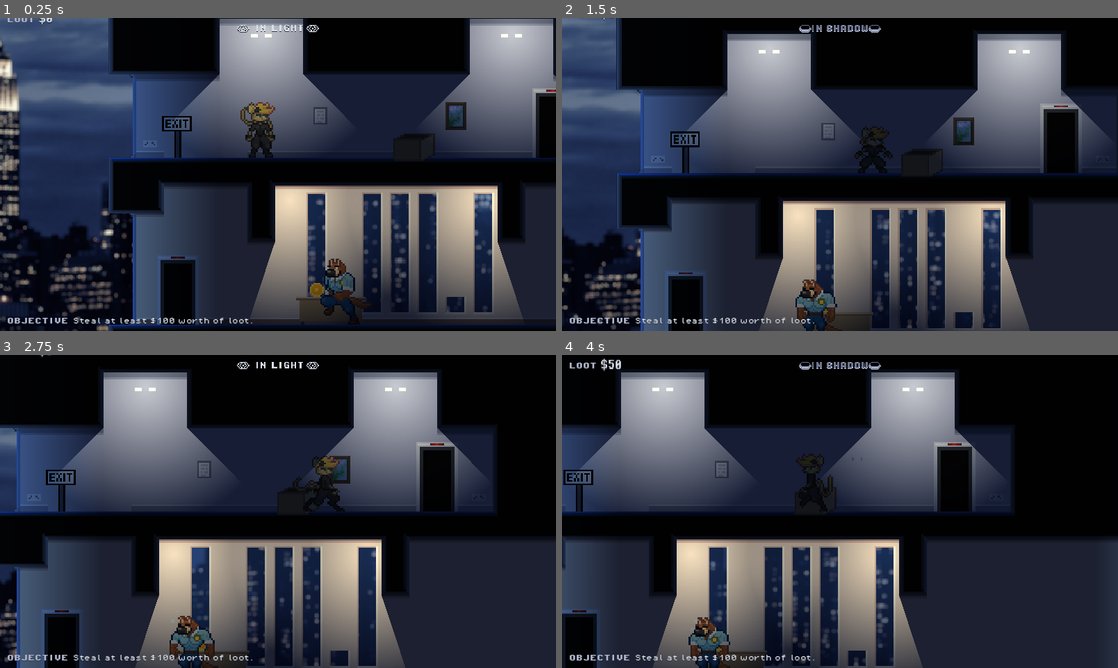
Above: before the commit, frames 1-4 (two rows, left to right).
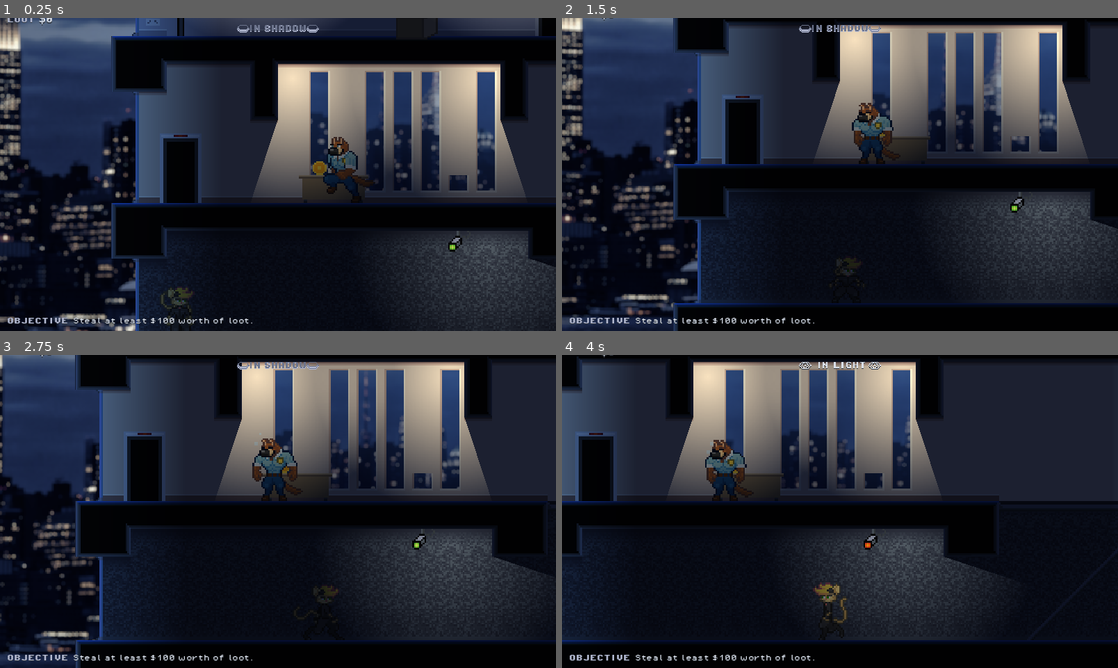
Above: after the commit, the same moments.

Repository: adamscott/catburglar
Game: Godot game, scene res://scenes/testbed.tscn
Same seed, same stepped clock (60 frames per second), same inputs: the game is played once before the commit and once after it. The project has no main scene, so this scene is started directly.
Inputs:
- Up to frame 1 (0.25 s): no input
- Up to frame 2 (1.5 s): hold Right (right) 0.53-1.28 s; tap X (interact) at 0.6, 1.35 s; hold Down (down) from 1.28 s (still down)
- Up to frame 3 (2.75 s): release Down (down) at 2.03 s; hold Right (right) from 2.03 s (still down); tap X (interact) at 2.1 s
- Up to frame 4 (4 s): tap X (interact) at 2.85, 3.6 s; release Right (right) at 3.53 s; hold Left (left) from 3.53 s (still down)

The runs differ from the first frame. In frame 1, 70% of the frame differs, in the area x 0-100%, y 0-100%; in frame 2, 69%; in frame 3, 71%; in frame 4, 70%.

Commit message:
Add security cameras

Diff:
--- a/game/objects/guard.gd
+++ b/game/objects/guard.gd
@@ -53,12 +53,12 @@
 		current_state = State.SPOTTED_PLAYER
 		thinking_time = THINKING_TIME
 		sprite_question.show()
+		get_player().seen()
 	else:
 		waiting_time -= delta
 		if waiting_time <= 0.0:
 			select_next_patrol_point()
 			current_state = State.PATROLLING
-			print("Next!")
 
 func _physics_process_patrolling(delta : float) -> void:
 	anim_index += delta * 10.0
@@ -67,6 +67,7 @@
 		current_state = State.SPOTTED_PLAYER
 		thinking_time = THINKING_TIME
 		sprite_question.show()
+		get_player().seen()
 	else:
 		var destination_position : Vector2 = get_current_patrol_point().global_position
 		var distance_to_destination : float = global_position.distance_to(destination_position)
@@ -116,7 +117,7 @@
 	thinking_time -= delta
 	if thinking_time <= 0.0:
 		if can_see_player():
-			get_player().spotted()
+			get_player().catch()
 			current_state = State.ALERT
 			sprite_question.hide()
 			sprite_exclamation.show()
--- a/game/objects/player.gd
+++ b/game/objects/player.gd
@@ -57,7 +57,12 @@
 		if node.is_hiding_player():
 			obscured = true
 
-func spotted() -> void:
+func seen() -> void:
+	if current_state == State.IN_BOX:
+		current_state = State.LEAVING_BOX
+		anim_index = 0.0
+
+func catch() -> void:
 	current_state = State.CAUGHT
 	anim_index = 0.0
 	emit_signal(&"caught")
@@ -197,7 +202,7 @@
 
 func _physics_process_entering_roll(delta : float) -> void:
 	update_obscured()
-	anim_index += delta * 15.0
+	anim_index += delta * 30.0
 	sprite.frame = 84 + clampf(anim_index, 0.0, 1.0)
 	if anim_index >= 2.0:
 		current_state = State.ROLLING
@@ -270,8 +275,8 @@
 func _physics_process_landing(delta : float) -> void:
 	update_obscured()
 	anim_index += delta * 15.0
-	sprite.frame = 100 + clampf(anim_index, 0.0, 3.0)
-	if anim_index >= 4.0:
+	sprite.frame = 100 + clampf(anim_index, 0.0, 4.0)
+	if anim_index >= 5.0:
 		current_state = State.NORMAL
 
 func _physics_process_swiping(delta : float) -> void:
--- /dev/null
+++ b/game/objects/security_camera.gd
@@ -0,0 +1,86 @@
+extends Node2D
+
+const THINKING_TIME : float = 0.5
+const ALARM_TIME : float = 3.0
+
+@onready var sprite : Sprite2D = $Sprite2D
+@onready var raycasts : Node2D = $Raycasts
+
+enum State {WATCHING, MOVING, MAYBE, ALARM}
+
+@export var wait_time : float = 4.0
+
+var current_state : int = State.WATCHING
+var pointed : Vector2 = Vector2.LEFT
+var anim_index : float = 0.0
+
+func can_see_player() -> bool:
+	var collider : Node2D = get_raycast_collider()
+	if collider != null:
+		if collider.is_in_group("player") and collider.can_be_spotted():
+			return true
+	return false
+
+func get_player() -> Node2D:
+	var collider : Node2D = get_raycast_collider()
+	if collider != null:
+		if collider.is_in_group("player") and collider.can_be_spotted():
+			return collider
+	return null
+
+func get_raycast_collider() -> Node2D:
+	for raycast in raycasts.get_children():
+		if raycast.is_colliding():
+			return raycast.get_collider()
+	return null
+
+func _physics_process_watching(delta : float) -> void:
+	sprite.frame = 0 if pointed == Vector2.LEFT else 2
+	anim_index += delta
+	if can_see_player():
+		current_state = State.MAYBE
+		anim_index = 0.0
+	elif anim_index >= wait_time:
+		current_state = State.MOVING
+		anim_index = 0.0
+		pointed.x *= -1.0
+		raycasts.scale.x *= -1.0
+
+func _physics_process_moving(delta : float) -> void:
+	anim_index += delta * 4.0
+	if pointed == Vector2.LEFT:
+		sprite.frame = 7.9 - clampf(anim_index, 0.0, 3.0)
+	else:
+		sprite.frame = 4 + clampf(anim_index, 0.0, 3.0)
+	if anim_index >= 4.0:
+		current_state = State.WATCHING
+		anim_index = 0.0
+
+func _physics_process_maybe(delta : float) -> void:
+	sprite.frame = 1 if pointed == Vector2.LEFT else 3
+	anim_index += delta
+	if fmod(anim_index, 0.2) > 0.1:
+		sprite.frame = 0 if pointed == Vector2.LEFT else 2
+	if anim_index >= THINKING_TIME:
+		if can_see_player():
+			current_state = State.ALARM
+			anim_index = 0.0
+		else:
+			current_state = State.WATCHING
+			anim_index = 0.0
+
+func _physics_process_alarm(delta : float) -> void:
+	sprite.frame = 1 if pointed == Vector2.LEFT else 3
+	anim_index += delta
+	if fmod(anim_index, 0.2) > 0.1:
+		sprite.frame = 4 if pointed == Vector2.LEFT else 7
+	if anim_index >= ALARM_TIME:
+		current_state = State.WATCHING
+		anim_index = 0.0
+
+func _physics_process(delta : float) -> void:
+	match current_state:
+		State.WATCHING: _physics_process_watching(delta)
+		State.MOVING: _physics_process_moving(delta)
+		State.MAYBE: _physics_process_maybe(delta)
+		State.ALARM: _physics_process_alarm(delta)
--- /dev/null
+++ b/game/objects/security_camera.tscn
@@ -0,0 +1,41 @@
+[gd_scene load_steps=3 format=3 uid="uid://dvndx7lqnykun"]
+
+[ext_resource type="Script" path="res://objects/security_camera.gd" id="1_i7ij8"]
+[ext_resource type="Texture2D" uid="uid://ct64il0as8owa" path="res://sprites/security_camera.png" id="1_pqttt"]
+
+[node name="SecurityCamera" type="Node2D"]
+script = ExtResource("1_i7ij8")
+
+[node name="Sprite2D" type="Sprite2D" parent="."]
+texture_filter = 1
+position = Vector2(0, 8)
+texture = ExtResource("1_pqttt")
+hframes = 8
+frame = 4
+
+[node name="Raycasts" type="Node2D" parent="."]
+
+[node name="RayCast2D" type="RayCast2D" parent="Raycasts"]
+position = Vector2(-8, 16)
+target_position = Vector2(-24, 80)
+collision_mask = 2
+
+[node name="RayCast2D2" type="RayCast2D" parent="Raycasts"]
+position = Vector2(-8, 16)
+target_position = Vector2(-40, 80)
+collision_mask = 2
+
+[node name="RayCast2D3" type="RayCast2D" parent="Raycasts"]
+position = Vector2(-8, 16)
+target_position = Vector2(-64, 80)
+collision_mask = 2
+
+[node name="RayCast2D4" type="RayCast2D" parent="Raycasts"]
+position = Vector2(-8, 16)
+target_position = Vector2(-80, 80)
+collision_mask = 2
+
+[node name="RayCast2D5" type="RayCast2D" parent="Raycasts"]
+position = Vector2(-8, 16)
+target_position = Vector2(-80, 56)
+collision_mask = 2
--- a/game/scenes/testbed.tscn
+++ b/game/scenes/testbed.tscn
@@ -18,6 +18,7 @@
 [ext_resource type="PackedScene" uid="uid://dcv1iqay33qep" path="res://objects/light.tscn" id="11_yn6xw"]
 [ext_resource type="PackedScene" uid="uid://ctu21mpqd6ic7" path="res://objects/hud.tscn" id="13_peug2"]
 [ext_resource type="PackedScene" uid="uid://bghshtxr6m0nw" path="res://objects/patrol_point.tscn" id="14_pkt3h"]
+[ext_resource type="PackedScene" uid="uid://dvndx7lqnykun" path="res://objects/security_camera.tscn" id="19_errjw"]
 
 [node name="Testbed" type="Node"]
 script = ExtResource("1_6pabv")
@@ -57,7 +58,7 @@
 layer_2/tile_data = PackedInt32Array(65537, 1, 0, 65538, 1, 0, 65539, 1, 0, 65540, 393217, 0, 65541, 393217, 0, 65542,  …(4599 unchanged characters)…
 
 [node name="Player" parent="." instance=ExtResource("4_jb0ff")]
-position = Vector2(88, 64)
+position = Vector2(40, 240)
 
 [node name="Camera" parent="." instance=ExtResource("4_50so7")]
 limit_left = -64
@@ -154,6 +155,9 @@
 script = ExtResource("2_d1yl0")
 path_hud = NodePath("../HUD")
 
+[node name="SecurityCamera" parent="." instance=ExtResource("19_errjw")]
+position = Vector2(200, 176)
+
 [connection signal="caught" from="Player" to="." method="_on_player_caught"]
 [connection signal="stolen" from="Treasure1" to="." method="_on_treasure_stolen"]
 [connection signal="stolen" from="Treasure3" to="." method="_on_treasure_stolen"]
Not shown: 1 places in game/scenes/testbed.tscn that only renumber resources
Binary file changed: game/sprites/player.png
Binary file added: game/sprites/security_camera.png
Not shown, added: game/sprites/security_camera.png.import
